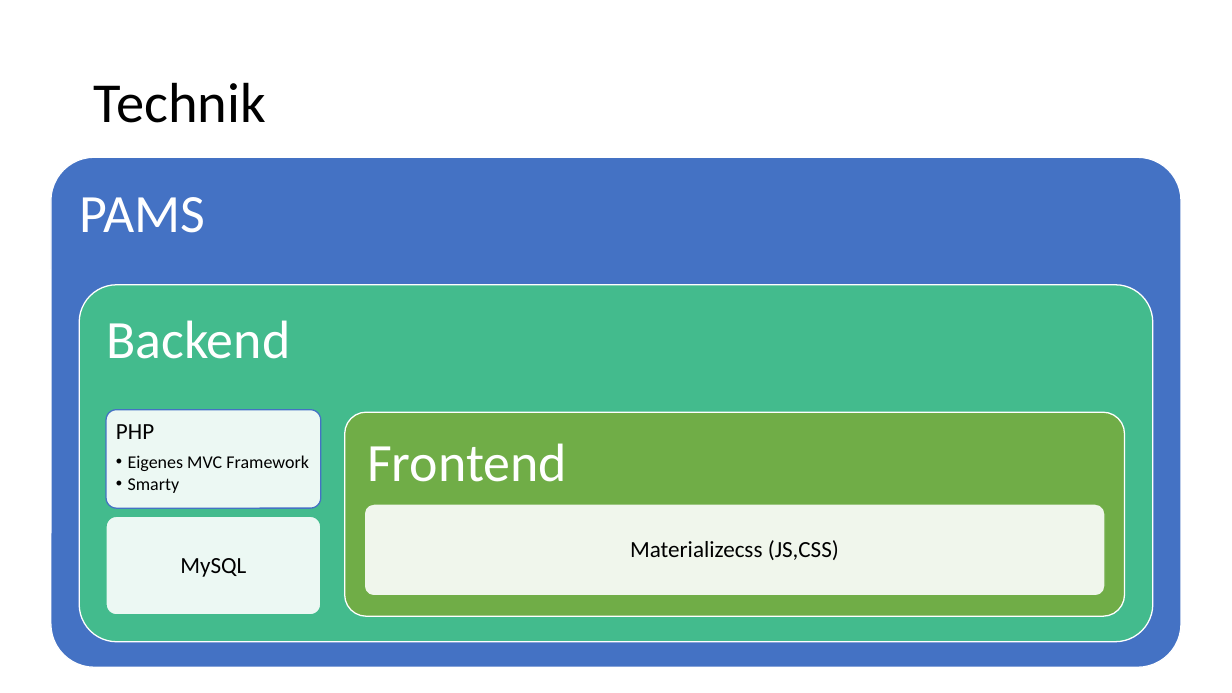
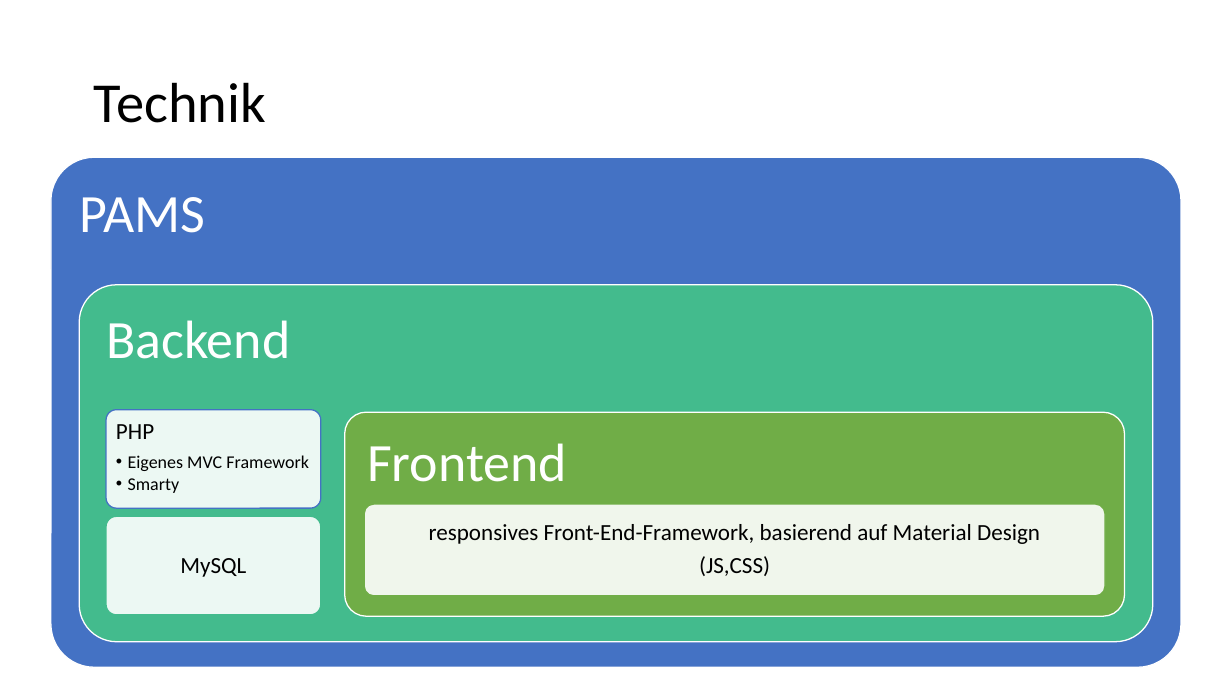
Before and after one commit to Masterarth/PM, a slide deck: slide 19 of documents/projectmanagement/Praesentationen/Vorstellung_Zwischenpräsentation - Kopie.pptx. Drawn at 1232x693 pixels with LibreOffice and Linux fonts; fonts in the diff are those of the drawing. Boxes give left, top, right and bottom in pixels: in the first picture for what was removed or moved away, otherwise in the second. Text is boxed around its words. In the diff, an @@ line names an element or a change of style, - is before the commit and + after.

```diff
--- a/documents/projectmanagement/Praesentationen/Vorstellung_Zwischenpräsentation - Kopie.pptx
+++ b/documents/projectmanagement/Praesentationen/Vorstellung_Zwischenpräsentation - Kopie.pptx
@@ text at (x1=429, y1=524, x2=1040, y2=576): text changed @@
-Materializecss (JS,CSS)
+responsives Front-End-Framework, basierend auf Material Design
+(JS,CSS)
```
